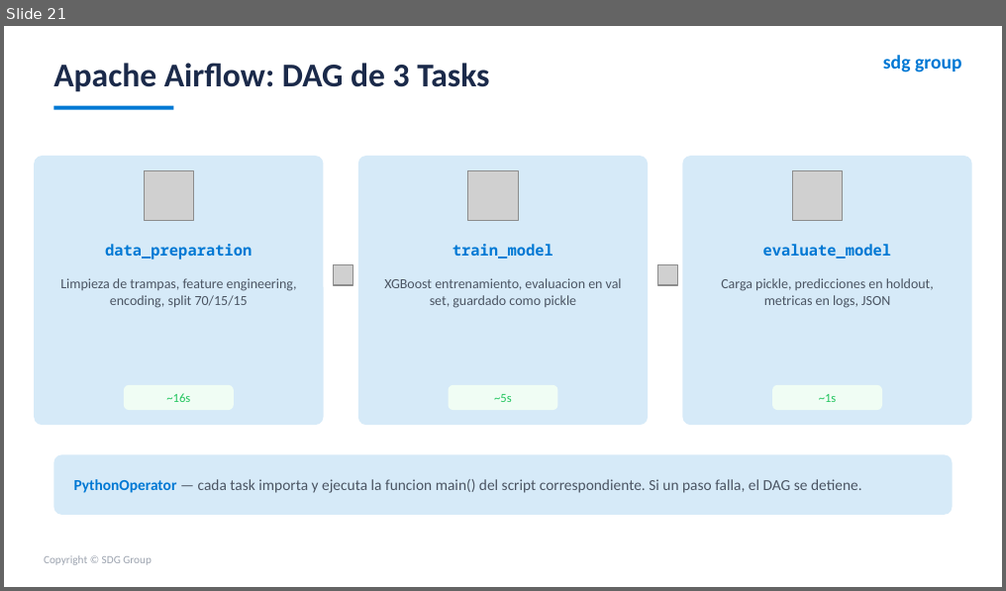
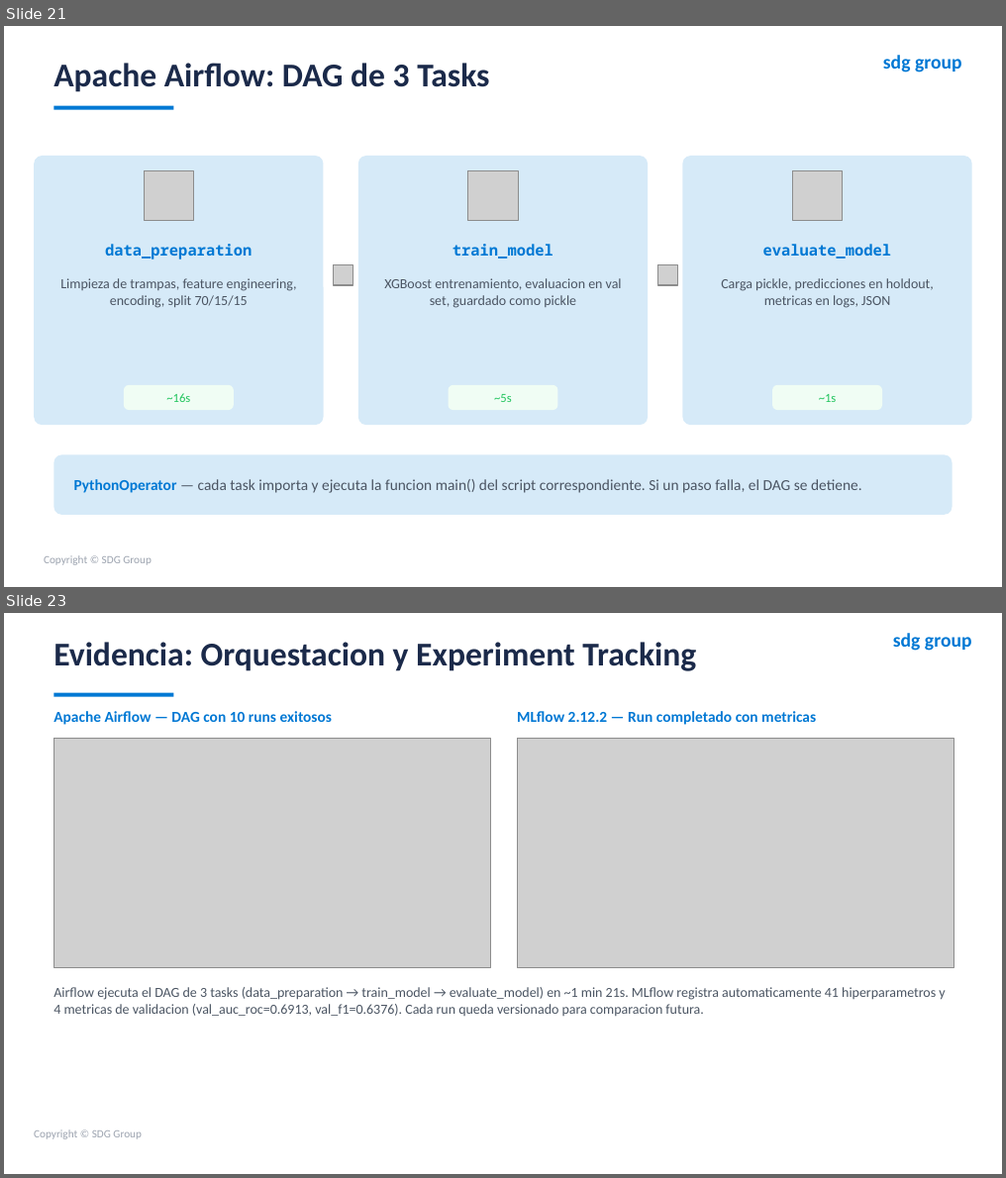
Before and after one commit to TomasUrban0/AI_Test_SDG, a slide deck: Presentacion_Churn_SDG.pptx. Shown one above the other, each under a label of ours: slide 21 before the commit, slides 21 and 23 after it; the slides between them are not shown. The pictures are 1006x591 and 1006x1178 pixels, drawn with LibreOffice and Linux fonts; fonts in the diff are those of the drawing; grey boxes stand for pictures. Boxes give left, top, right and bottom in pixels: in the first picture for what was removed or moved away, otherwise in the second. Text is boxed around its words. In the diff, an @@ line names an element or a change of style, - is before the commit and + after.

```diff
--- a/Presentacion_Churn_SDG.pptx
+++ b/Presentacion_Churn_SDG.pptx
@@ slide 23 added at bbox=[4, 613, 1002, 1174], background #FFFFFF @@
@@ text added at bbox=[54, 642, 696, 671], 24 pt, text #1B2A4A, bold @@
+Evidencia: Orquestacion y Experiment Tracking
@@ text added at bbox=[893, 633, 972, 651], 14 pt, text #0078D4, bold @@
+sdg group
@@ rectangle added at bbox=[54, 693, 173, 697], fill #0078D4 @@
@@ text added at bbox=[54, 711, 332, 725], 11 pt, text #0078D4, bold @@
+Apache Airflow — DAG con 10 runs exitosos
@@ text added at bbox=[517, 711, 816, 725], 11 pt, text #0078D4, bold @@
+MLflow 2.12.2 — Run completado con metricas
@@ picture added at bbox=[54, 739, 490, 968] @@
@@ picture added at bbox=[517, 739, 953, 968] @@
@@ text added at bbox=[54, 987, 944, 1016], 10 pt, text #4B5563 @@
+Airflow ejecuta el DAG de 3 tasks (data_preparation → train_model → evaluate_model) en ~1 min 21s. MLflow registra automaticamente 41 hiperparametros y 4 metricas de validacion (val_auc_roc=0.6913, val_f1=0.6376). Cada run queda versionado para comparacion futura.
@@ text added at bbox=[34, 1131, 142, 1140], 8 pt, text #9CA3AF @@
+Copyright © SDG Group
```
Also in this commit, not shown: 4 slides changed, 1 other slide added, 20 other files.
